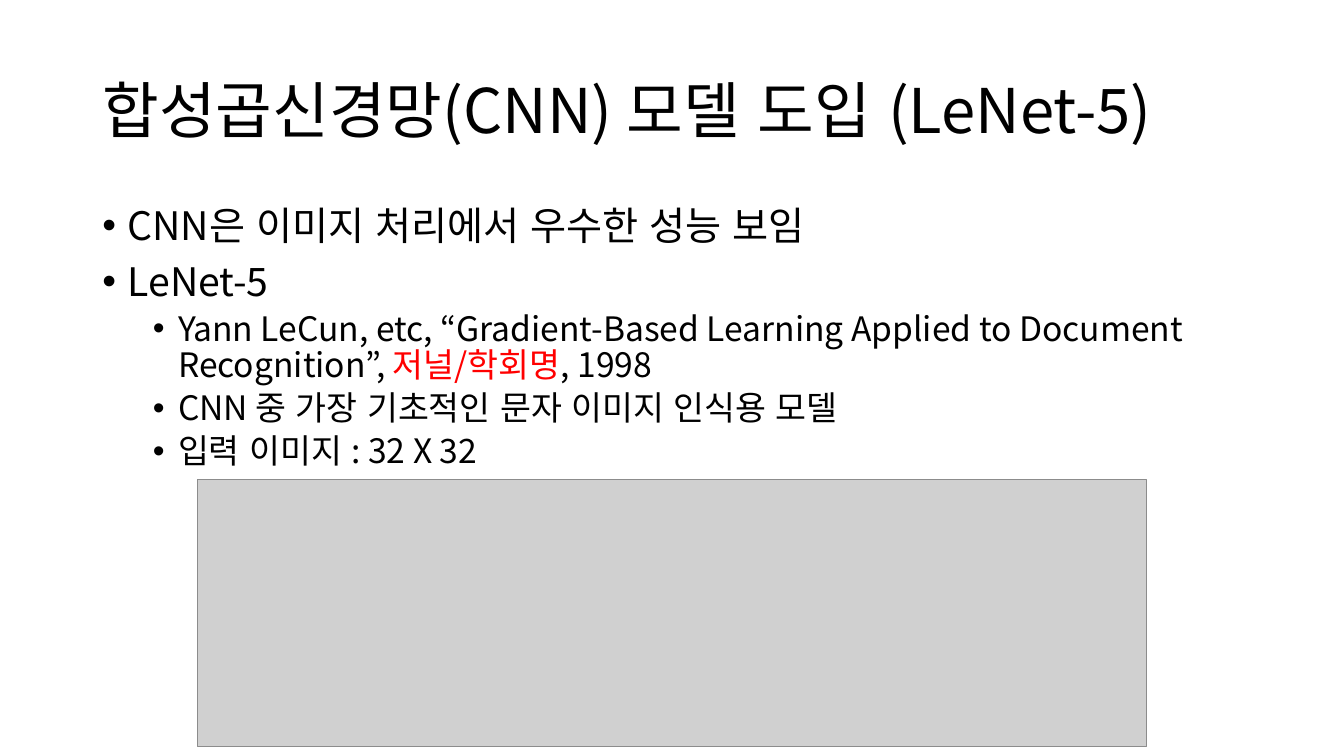
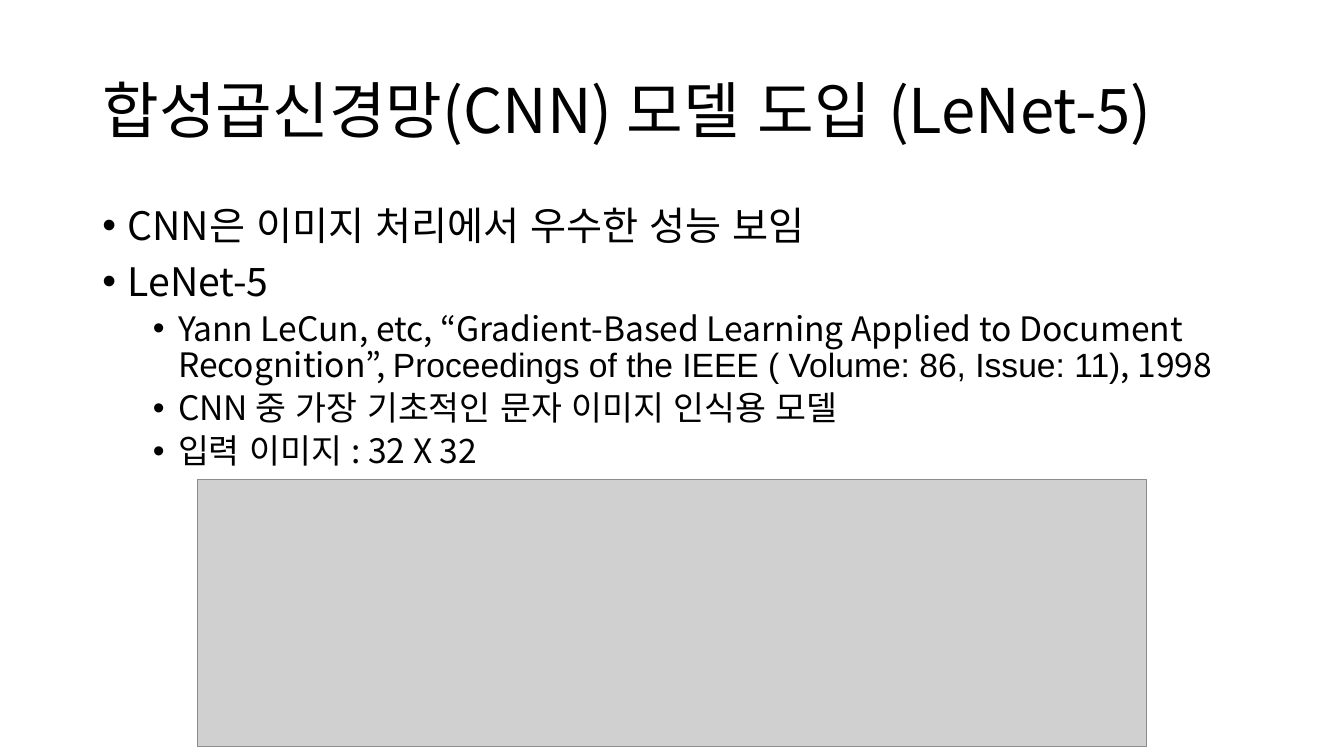
Before and after one commit to KSY-tec/MNIST, a slide deck: slide 11 of MNIST 손글씨 인식 프로젝트.pptx. Drawn at 1344x756 pixels with LibreOffice and Linux fonts; fonts in the diff are those of the drawing; grey boxes stand for pictures. Boxes give left, top, right and bottom in pixels: in the first picture for what was removed or moved away, otherwise in the second. Text is boxed around its words. In the diff, an @@ line names an element or a change of style, - is before the commit and + after.

```diff
--- a/MNIST 손글씨 인식 프로젝트.pptx
+++ b/MNIST 손글씨 인식 프로젝트.pptx
@@ text at (178, 314, 1213, 386): text changed @@
-  • Yann LeCun, etc, “Gradient-Based Learning Applied to Document Recognition”, 저널/학회명, 1998
+  • Yann LeCun, etc, “Gradient-Based Learning Applied to Document Recognition”, Proceedings of the IEEE ( Volume: 86, Issue: 11), 1998
```
